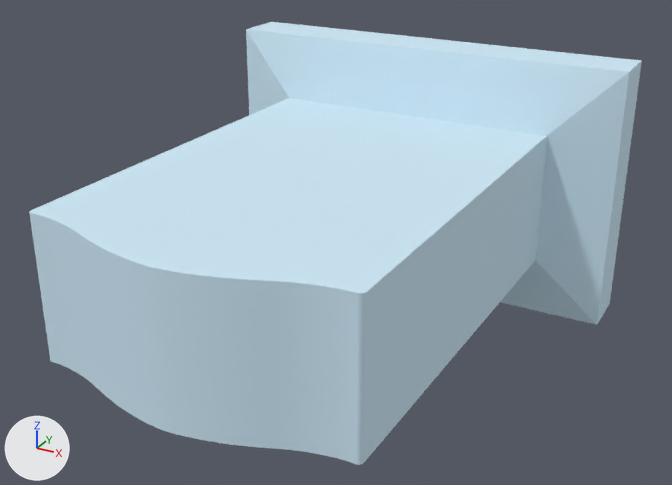
Before and after pictures for a commit that changed the FBX model Unity Project/Giroux-CAP6117-SANC - crown/Assets/Models/LOD Headstones/PA-233-F.fbx.
Both versions are drawn from a 50 mm camera at (0.554, -1.337, 0.48) aimed at (0.013, -0.352, -0.012). The axes (+X, +Y, +Z) are drawn at lower left. The lights are the same throughout. The older version comes first. Objects named as collision shapes, trigger or cutter boxes, shadow casters or lower levels of detail are left out. Where no turn or scale is listed for an object, it has been applied to the vertices.

The first picture shows 'PA-233-F_LOD0'.
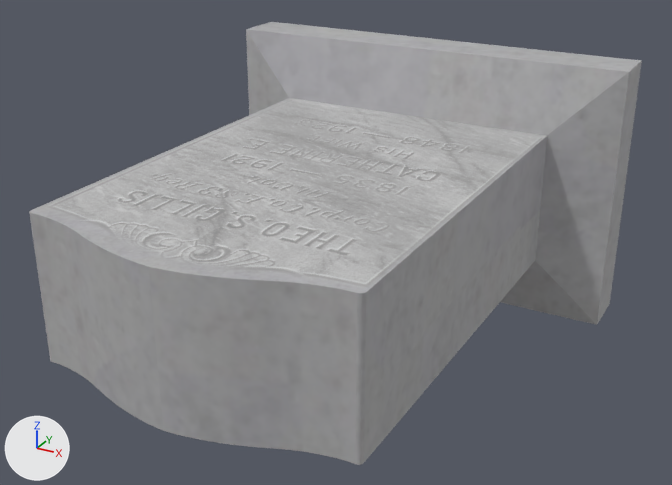
Boxes (x1, y1, x2, y2) around the edits, measured in the pictures (672 x 485 px):
'PA-233-F_LOD0', surface changed (blue to grey): (29, 22, 642, 465) in both

Edits to the bpy script that builds the scene:
```text
Add img_a_233_f_png:
    img_a_233_f_png = load_image('A-233-F.png', '../../Materials/LOD Headstone Mats/A-233-F.png', 1024, 1024, 'sRGB')
Change mat_0_615686_0_811765_0_929412_0_000000_0_112:
    remove mat_0_615686_0_811765_0_929412_0_000000_0_112.base_color = (0.616, 0.812, 0.929)  # blue #cee9f7
    add mat_0_615686_0_811765_0_929412_0_000000_0_112.texture = img_a_233_f_png
    mat_0_615686_0_811765_0_929412_0_000000_0_112.roughness: 1.0 -> 0.859
```
